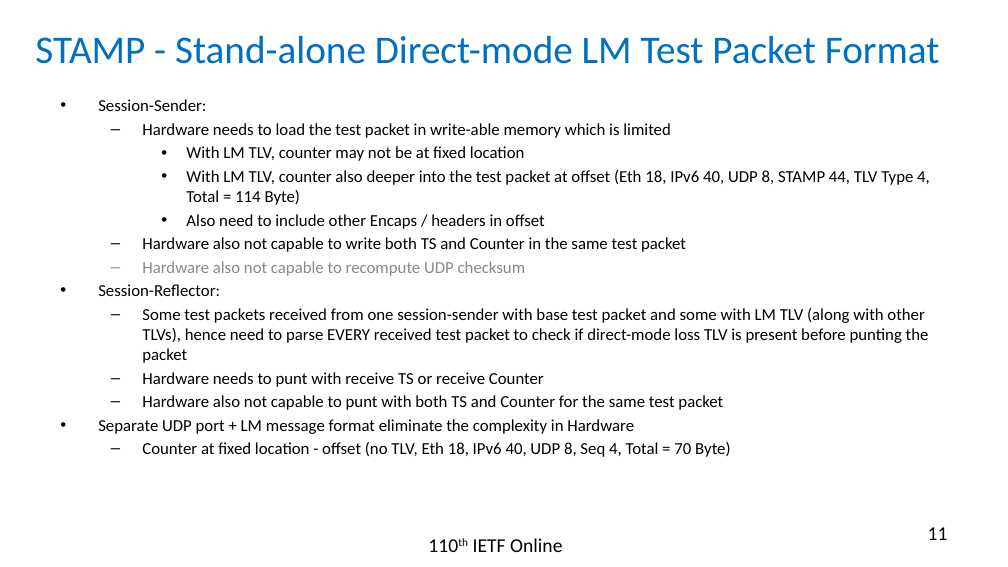
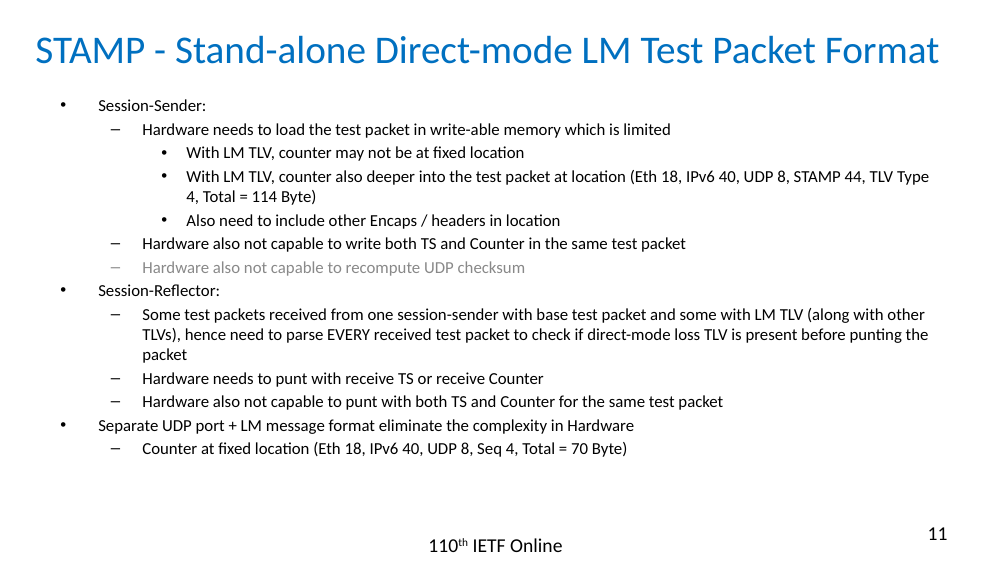
Before and after one commit to rakgandhi/ietf-slides, a slide deck: slide 11 of draft-gandhi-ippm-stamp-srpm-01.pptx. Drawn at 1008x567 pixels with LibreOffice and Linux fonts; fonts in the diff are those of the drawing. Boxes give left, top, right and bottom in pixels: in the first picture for what was removed or moved away, otherwise in the second. Text is boxed around its words. In the diff, an @@ line names an element or a change of style, - is before the commit and + after.

```diff
--- a/draft-gandhi-ippm-stamp-srpm-01.pptx
+++ b/draft-gandhi-ippm-stamp-srpm-01.pptx
@@ text at <box>186,170,929,229</box>: text changed @@
-    • With LM TLV, counter also deeper into the test packet at offset (Eth 18, IPv6 40, UDP 8, STAMP 44, TLV Type 4, Total = 114 Byte)
-    • Also need to include other Encaps / headers in offset
+    • With LM TLV, counter also deeper into the test packet at location (Eth 18, IPv6 40, UDP 8, STAMP 44, TLV Type 4, Total = 114 Byte)
+    • Also need to include other Encaps / headers in location
@@ text at <box>142,442,627,457</box>: text changed @@
-  – Counter at fixed location - offset (no TLV, Eth 18, IPv6 40, UDP 8, Seq 4, Total = 70 Byte)
+  – Counter at fixed location (Eth 18, IPv6 40, UDP 8, Seq 4, Total = 70 Byte)
```
Also in this commit, not shown: 1 other file.
